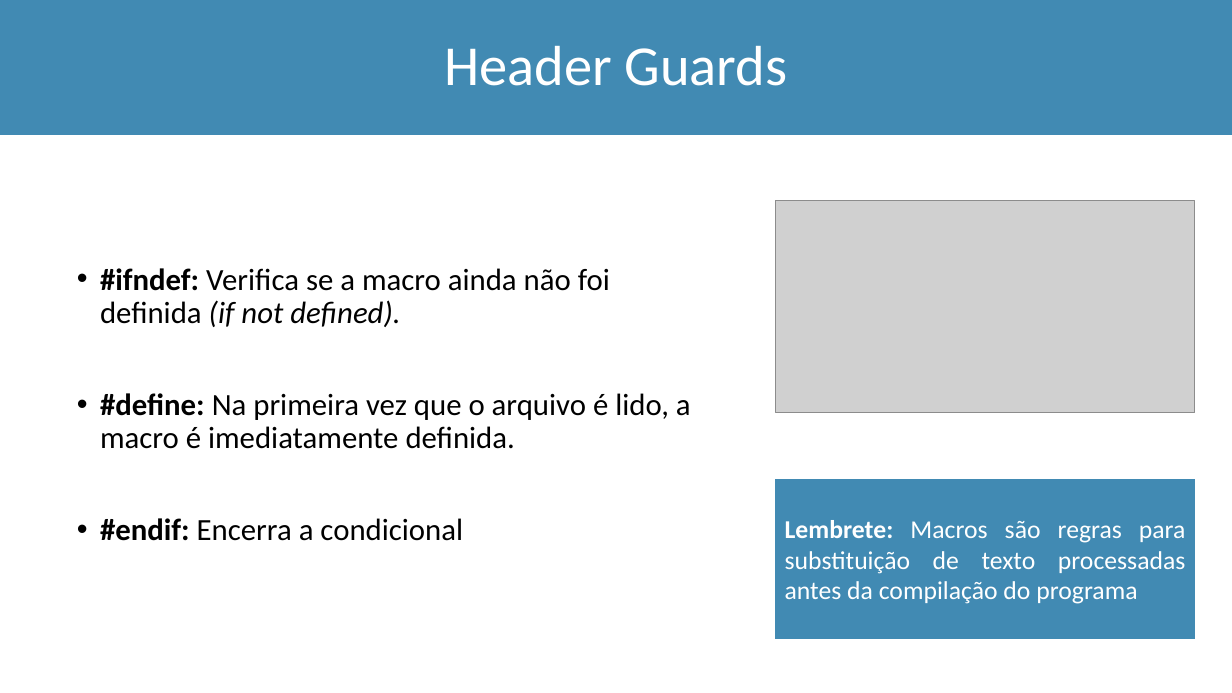
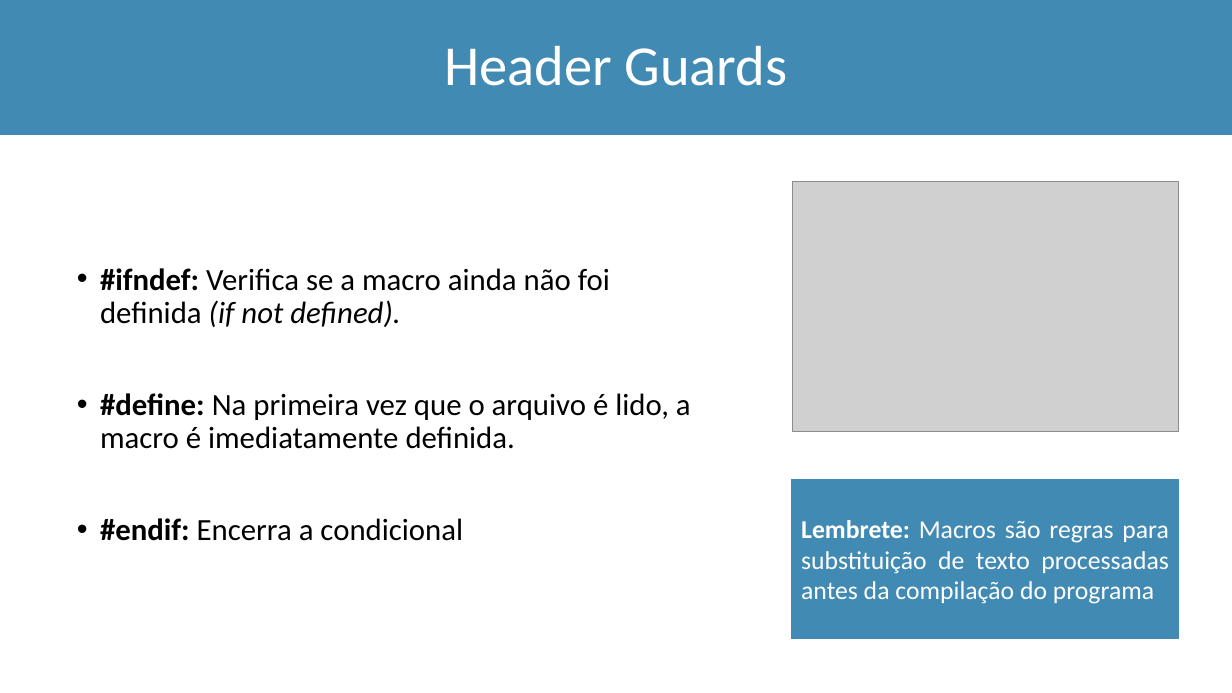
Before and after one commit to Marcio-Salmazo/Aulas, a slide deck: slide 8 of UNIUBE-LP/Slides/06 - Modulos e Erros.pptx. Drawn at 1232x693 pixels with LibreOffice and Linux fonts; fonts in the diff are those of the drawing; grey boxes stand for pictures. Boxes give left, top, right and bottom in pixels: in the first picture for what was removed or moved away, otherwise in the second. Text is boxed around its words. In the diff, an @@ line names an element or a change of style, - is before the commit and + after.

```diff
--- a/UNIUBE-LP/Slides/06 - Modulos e Erros.pptx
+++ b/UNIUBE-LP/Slides/06 - Modulos e Erros.pptx
@@ picture: place and size @@
-picture at [775,201,1195,413]
+picture at [792,182,1178,432]
@@ rectangle "Lembrete: Macros são regras para ...": place and size @@
-rectangle "Lembrete: Macros são regras para ..." at [775,480,1195,639]
+rectangle "Lembrete: Macros são regras para ..." at [792,480,1178,639]
```
Also in this commit, not shown: 2 other slides changed, 3 other files.
